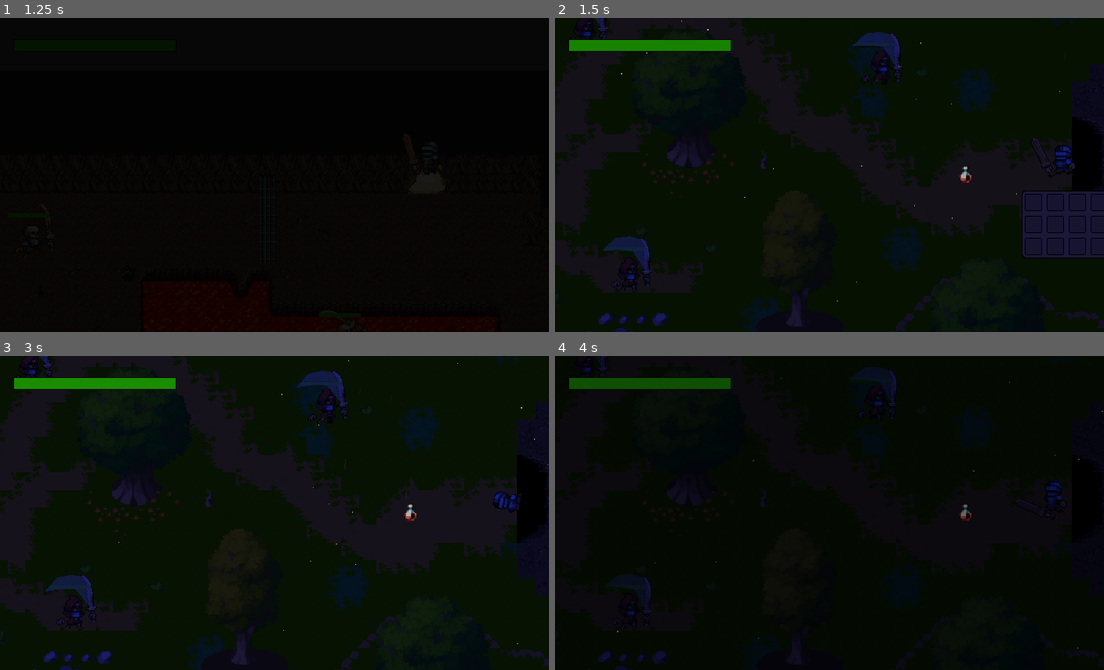
Above: before the commit, frames 1-4 (two rows, left to right).
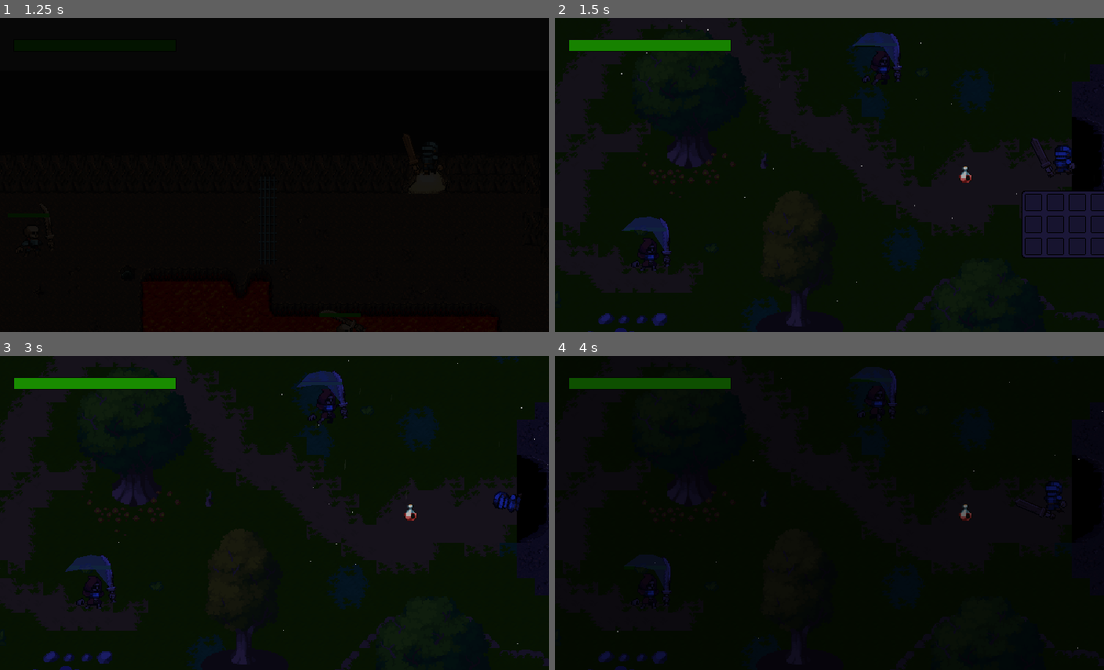
Above: after the commit, the same moments.

Repository: victordev018/Turning-Back-the-Pain
Game: Godot game, scene res://scenes/world_2.tscn
Same seed, same stepped clock (60 frames per second), same inputs: the game is played once before the commit and once after it. This scene is started directly instead of the project's main scene.
Inputs (mouse positions are in pixels of both pictures, inside the frame that each line leads up to):
- Up to frame 1 (1.25 s): tap Enter (ui_accept) at 0.5, 0.77 s; move the mouse to (395, 159) at 0.52 s; hold W (move_up) from 0.53 s (still down); click (395, 159) at 0.6 s
- Up to frame 2 (1.5 s): move the mouse to (719, 190) at 1.27 s; release W (move_up) at 1.28 s; hold S (move_down) from 1.28 s (still down); tap Tab (inv) at 1.35 s
- Up to frame 3 (3 s): tap Enter (ui_accept) at 1.52 s; move the mouse to (329, 443) at 2.02 s; release S (move_down) at 2.03 s; hold W (move_up) from 2.03 s (still down); tap D (move_rigth) at 2.1 s; move the mouse to (247, 575) at 2.77 s; right-click (247, 575) at 2.85 s
- Up to frame 4 (4 s): tap Enter (ui_accept) at 3.02, 3.77 s; move the mouse to (994, 560) at 3.52 s; release W (move_up) at 3.53 s; hold A (move_left) from 3.53 s (still down); click (994, 560) at 3.6 s

Frame 1 is identical in both runs. In frame 2, 1.0% of the frame differs, in the area x 3-22%, y 0-87%; in frame 3, 1.0%; in frame 4, 0.8%.

Commit message:
feat: Added functionality for item to drop from enemy when killed

Diff:
--- a/Inventory/Scripts/itemManager.gd
+++ b/Inventory/Scripts/itemManager.gd
@@ -1,5 +1,9 @@
 extends Node
 ## classe responsável por gerenciar os itens e suas utilidades.
+
+## informações do inimigo que acabou de morrer:
+var nameEnemy: String
+var positionDeath: Vector2
 
 ## variávris que controla a interface do inventário:
 @onready var invPlay: Inventory = preload("res://Inventory/inventorys/player_inventory.tres");
@@ -29,6 +33,40 @@
 	"potionVelocity": Callable(self, "usePotionVelocity"),
 	"potionForce": Callable(self, "usePotionForce")
 }
+
+## Dicionário de itemns dropáveis para cada inimigo.
+var dropItemEnemy: Dictionary = {
+	"enemy1" : Callable(self, "dropPotionCure"),
+	"enemy2" : Callable(self, "dropPotionVelocity"),
+	"enemy3" : Callable(self, "dropPotionForce")
+}
+
+
+## Função para instanciar um novo tem na cena.
+func dropItem() -> void:
+	var function: Callable = dropItemEnemy.get(nameEnemy);
+	function.call();
+
+## função para dropar porção de cura:
+func dropPotionCure() -> void:
+	var potionCure = preload("res://Inventory/collectibles/ItemAreaPotionCure.tscn");
+	var potionInstance = potionCure.instantiate()
+	potionInstance.position = positionDeath;
+	add_child(potionInstance);
+
+## função para dropar porção de Velocity:
+func dropPotionVelocity() -> void:
+	var potionVelocity = preload("res://Inventory/collectibles/ItemAreaPotionVelocity.tscn");
+	var potionInstance = potionVelocity.instantiate()
+	potionInstance.position = positionDeath;
+	add_child(potionInstance);
+
+## função para dropar porção de Força:
+func dropPotionForce() -> void:
+	var potionForce = preload("res://Inventory/collectibles/ItemAreaPotionForce.tscn");
+	var potionInstance = potionForce.instantiate()
+	potionInstance.position = positionDeath;
+	add_child(potionInstance);
 
 ## função para consumir item.
 func useItem(itemKey: String) -> bool:
--- /dev/null
+++ b/Inventory/collectibles/ItemAreaPotionCure.tscn
@@ -0,0 +1,22 @@
+[gd_scene load_steps=5 format=3 uid="uid://bu08eq4j2f0vu"]
+
+[ext_resource type="Script" path="res://Inventory/collectibles/itemBehaviour.gd" id="1_iljut"]
+[ext_resource type="Resource" uid="uid://oxiyjfm05ced" path="res://Inventory/Items/redPotion.tres" id="2_hxipv"]
+[ext_resource type="Texture2D" uid="uid://bs3tde8tlugxa" path="res://Inventory/assets/potions/redPotion.png" id="3_u21oj"]
+
+[sub_resource type="CircleShape2D" id="CircleShape2D_1uhr4"]
+radius = 3.0
+
+[node name="ItemArea" type="Area2D"]
+z_index = 4
+script = ExtResource("1_iljut")
+item = ExtResource("2_hxipv")
+
+[node name="CollisionShape2D" type="CollisionShape2D" parent="."]
+position = Vector2(0, 1)
+shape = SubResource("CircleShape2D_1uhr4")
+
+[node name="Sprite2D" type="Sprite2D" parent="."]
+texture = ExtResource("3_u21oj")
+
+[connection signal="body_entered" from="." to="." method="_on_body_entered"]
--- /dev/null
+++ b/Inventory/collectibles/ItemAreaPotionForce.tscn
@@ -0,0 +1,22 @@
+[gd_scene load_steps=5 format=3 uid="uid://cve5j2ryvjgkn"]
+
+[ext_resource type="Script" path="res://Inventory/collectibles/itemBehaviour.gd" id="1_ca7fg"]
+[ext_resource type="Resource" uid="uid://bmjnhx7s8q03d" path="res://Inventory/Items/brownPotion.tres" id="2_7lmgs"]
+[ext_resource type="Texture2D" uid="uid://cibmgywfh2wvm" path="res://Inventory/assets/potions/brownPotion.png" id="3_bo62e"]
+
+[sub_resource type="CircleShape2D" id="CircleShape2D_1uhr4"]
+radius = 3.0
+
+[node name="ItemArea" type="Area2D"]
+z_index = 4
+script = ExtResource("1_ca7fg")
+item = ExtResource("2_7lmgs")
+
+[node name="CollisionShape2D" type="CollisionShape2D" parent="."]
+position = Vector2(0, 1)
+shape = SubResource("CircleShape2D_1uhr4")
+
+[node name="Sprite2D" type="Sprite2D" parent="."]
+texture = ExtResource("3_bo62e")
+
+[connection signal="body_entered" from="." to="." method="_on_body_entered"]
--- /dev/null
+++ b/Inventory/collectibles/ItemAreaPotionVelocity.tscn
@@ -0,0 +1,22 @@
+[gd_scene load_steps=5 format=3 uid="uid://npx2ml08ij6g"]
+
+[ext_resource type="Script" path="res://Inventory/collectibles/itemBehaviour.gd" id="1_jiob1"]
+[ext_resource type="Resource" uid="uid://cwqaa0csygn31" path="res://Inventory/Items/bluePotion.tres" id="2_h8uae"]
+[ext_resource type="Texture2D" uid="uid://bxeb0dgi0tvw1" path="res://Inventory/assets/potions/bluePotion.png" id="3_1oqjd"]
+
+[sub_resource type="CircleShape2D" id="CircleShape2D_1uhr4"]
+radius = 3.0
+
+[node name="ItemArea" type="Area2D"]
+z_index = 4
+script = ExtResource("1_jiob1")
+item = ExtResource("2_h8uae")
+
+[node name="CollisionShape2D" type="CollisionShape2D" parent="."]
+position = Vector2(0, 1)
+shape = SubResource("CircleShape2D_1uhr4")
+
+[node name="Sprite2D" type="Sprite2D" parent="."]
+texture = ExtResource("3_1oqjd")
+
+[connection signal="body_entered" from="." to="." method="_on_body_entered"]
--- /dev/null
+++ b/resources/Identity/enemyIdentity.gd
@@ -0,0 +1,7 @@
+extends Resource
+
+class_name EnemyIdentity;
+
+@export_category("Enemy indentity")
+## name from enemy:
+@export var nameEnemy: String = "";
--- a/scenes/skeleton.tscn
+++ b/scenes/skeleton.tscn
@@ -5,6 +5,3 @@
 
 [node name="Enemy" instance=ExtResource("1_fvrd2")]
 enemyResource = ExtResource("2_aoplm")
-
-[node name="Sprite" parent="." index="2"]
-animation = &""
--- a/scenes/world_1.tscn
+++ b/scenes/world_1.tscn
@@ -6,22 +6,24 @@
 [ext_resource type="PackedScene" uid="uid://d4kyy8i518nj0" path="res://scenes/skeleton.tscn" id="2_h4jl3"]
 [ext_resource type="PackedScene" uid="uid://cxhr2idu8by75" path="res://scenes/ui.tscn" id="3_q4du6"]
 [ext_resource type="PackedScene" uid="uid://du13gw0obevb8" path="res://scenes/objects_terrain.tscn" id="4_l475j"]
+[ext_resource type="Script" path="res://resources/Identity/enemyIdentity.gd" id="6_mp1ig"]
 [ext_resource type="PackedScene" uid="uid://4rwf5kwjba7y" path="res://scenes/fade_out.tscn" id="7_mfvhv"]
-[ext_resource type="SpriteFrames" uid="uid://db502fvp85dn8" path="res://resources/enemy/skeleton/skeleton_sprite_rogue_frames.tres" id="8_r52qy"]
 [ext_resource type="Texture2D" uid="uid://duux8m2leiiki" path="res://assets/aaaa.png" id="9_3mr1y"]
 [ext_resource type="PackedScene" uid="uid://bfff07e88i514" path="res://scenes/transporter_area.tscn" id="11_ongtp"]
 [ext_resource type="PackedScene" uid="uid://d3krqwsnqecvh" path="res://Inventory/collectibles/ItemArea.tscn" id="14_0qq3t"]
 [ext_resource type="Resource" uid="uid://oxiyjfm05ced" path="res://Inventory/Items/redPotion.tres" id="15_wit8o"]
-[ext_resource type="PackedScene" uid="uid://v3ay7rjxxyl2" path="res://scenes/enemy.tscn" id="17_8mwb0"]
-[ext_resource type="Resource" uid="uid://c7nhd63gwrb0o" path="res://resources/enemy/skeleton.tres" id="18_d2sop"]
-[ext_resource type="Script" path="res://scripts/enemy_resource.gd" id="20_hvl3t"]
 
-[sub_resource type="Resource" id="Resource_mifho"]
-script = ExtResource("20_hvl3t")
-SPEED = 60.0
-enemy_sprite_frames = ExtResource("8_r52qy")
-health = 6
-damage = 1
+[sub_resource type="Resource" id="Resource_u670w"]
+script = ExtResource("6_mp1ig")
+nameEnemy = "enemy1"
+
+[sub_resource type="Resource" id="Resource_ni04c"]
+script = ExtResource("6_mp1ig")
+nameEnemy = "enemy2"
+
+[sub_resource type="Resource" id="Resource_lu1h5"]
+script = ExtResource("6_mp1ig")
+nameEnemy = "enemy3"
 
 [sub_resource type="Gradient" id="Gradient_3vexf"]
 offsets = PackedFloat32Array(0, 0.506667, 1)
@@ -61,16 +63,15 @@
 
 [node name="Enemy" parent="Ysort" instance=ExtResource("2_h4jl3")]
 position = Vector2(936, 206)
+enemyIdentity = SubResource("Resource_u670w")
 
-[node name="Enemy2" parent="Ysort" instance=ExtResource("17_8mwb0")]
-position = Vector2(719, 399)
-collision_mask = 2
-enemyResource = ExtResource("18_d2sop")
+[node name="Enemy2" parent="Ysort" instance=ExtResource("2_h4jl3")]
+position = Vector2(709, 144)
+enemyIdentity = SubResource("Resource_ni04c")
 
-[node name="Enemy3" parent="Ysort" instance=ExtResource("17_8mwb0")]
-position = Vector2(679, 178)
-collision_mask = 2
-enemyResource = SubResource("Resource_mifho")
+[node name="Enemy3" parent="Ysort" instance=ExtResource("2_h4jl3")]
+position = Vector2(737, 381)
+enemyIdentity = SubResource("Resource_lu1h5")
 
 [node name="UI" parent="." instance=ExtResource("3_q4du6")]
 
--- a/scenes/world_2.tscn
+++ b/scenes/world_2.tscn
@@ -13,9 +13,7 @@
 [ext_resource type="PackedScene" uid="uid://bum0p3wap42es" path="res://Items/sword_blue.tscn" id="11_sje47"]
 [ext_resource type="PackedScene" uid="uid://bfff07e88i514" path="res://scenes/transporter_area.tscn" id="11_xbseu"]
 [ext_resource type="Script" path="res://scripts/enemy_resource.gd" id="12_4uirr"]
-[ext_resource type="PackedScene" uid="uid://d3krqwsnqecvh" path="res://Inventory/collectibles/ItemArea.tscn" id="14_exaed"]
-[ext_resource type="Resource" uid="uid://oxiyjfm05ced" path="res://Inventory/Items/redPotion.tres" id="15_c5ge0"]
-[ext_resource type="Resource" uid="uid://cwqaa0csygn31" path="res://Inventory/Items/bluePotion.tres" id="16_eailo"]
+[ext_resource type="Script" path="res://resources/Identity/enemyIdentity.gd" id="13_4fw6j"]
 
 [sub_resource type="TileSetAtlasSource" id="TileSetAtlasSource_k0tq8"]
 texture = ExtResource("2_r64ua")
@@ -2522,12 +2520,44 @@
 health = 8
 damage = 1
 
+[sub_resource type="Resource" id="Resource_sdvkw"]
+script = ExtResource("13_4fw6j")
+nameEnemy = "enemy2"
+
 [sub_resource type="Resource" id="Resource_blemw"]
 script = ExtResource("12_4uirr")
 SPEED = 60.0
 enemy_sprite_frames = ExtResource("11_plw4g")
 health = 6
 damage = 1
+
+[sub_resource type="Resource" id="Resource_bw362"]
+script = ExtResource("13_4fw6j")
+nameEnemy = ""
+
+[sub_resource type="Resource" id="Resource_aim2f"]
+script = ExtResource("13_4fw6j")
+nameEnemy = "enemy3"
+
+[sub_resource type="Resource" id="Resource_h6upv"]
+script = ExtResource("13_4fw6j")
+nameEnemy = "enemy1"
+
+[sub_resource type="Resource" id="Resource_pmqew"]
+script = ExtResource("13_4fw6j")
+nameEnemy = "enemy3"
+
+[sub_resource type="Resource" id="Resource_wpiat"]
+script = ExtResource("13_4fw6j")
+nameEnemy = ""
+
+[sub_resource type="Resource" id="Resource_xw7fx"]
+script = ExtResource("13_4fw6j")
+nameEnemy = "enemy3"
+
+[sub_resource type="Resource" id="Resource_lxm7n"]
+script = ExtResource("13_4fw6j")
+nameEnemy = "enemy2"
 
 [node name="World-2" type="Node2D"]
 script = ExtResource("1_rclyr")
@@ -2633,41 +2663,49 @@
 position = Vector2(835, 888)
 collision_mask = 2
 enemyResource = SubResource("Resource_olnm3")
+enemyIdentity = SubResource("Resource_sdvkw")
 
 [node name="Enemy2" parent="Enemy8" instance=ExtResource("10_jnpr1")]
 position = Vector2(931, 816)
 collision_mask = 2
 enemyResource = SubResource("Resource_blemw")
+enemyIdentity = SubResource("Resource_bw362")
 
 [node name="Enemy3" parent="Enemy8" instance=ExtResource("10_jnpr1")]
 position = Vector2(225, 471)
 collision_mask = 2
 enemyResource = SubResource("Resource_blemw")
+enemyIdentity = SubResource("Resource_aim2f")
 
 [node name="Enemy4" parent="Enemy8" instance=ExtResource("10_jnpr1")]
 position = Vector2(252, 767)
 collision_mask = 2
 enemyResource = SubResource("Resource_blemw")
+enemyIdentity = SubResource("Resource_h6upv")
 
 [node name="Enemy5" parent="Enemy8" instance=ExtResource("10_jnpr1")]
 position = Vector2(431, 886)
 collision_mask = 2
 enemyResource = SubResource("Resource_blemw")
+enemyIdentity = SubResource("Resource_pmqew")
 
 [node name="Enemy6" parent="Enemy8" instance=ExtResource("10_jnpr1")]
 position = Vector2(771, 537)
 collision_mask = 2
 enemyResource = SubResource("Resource_blemw")
+enemyIdentity = SubResource("Resource_wpiat")
 
 [node name="Enemy7" parent="Enemy8" instance=ExtResource("10_jnpr1")]
 position = Vector2(531, 393)
 collision_mask = 2
 enemyResource = SubResource("Resource_blemw")
+enemyIdentity = SubResource("Resource_xw7fx")
 
 [node name="Enemy8" parent="Enemy8" instance=ExtResource("10_jnpr1")]
 position = Vector2(571, 548)
 collision_mask = 2
 enemyResource = SubResource("Resource_blemw")
+enemyIdentity = SubResource("Resource_lxm7n")
 
 [node name="TransporterArea2" parent="." instance=ExtResource("11_xbseu")]
 position = Vector2(81, 747)
@@ -2677,26 +2715,3 @@
 
 [node name="SwordBlue" parent="." instance=ExtResource("11_sje47")]
 position = Vector2(892, 893)
-
-[node name="Itens" type="Node2D" parent="."]
-position = Vector2(826, 411)
-
-[node name="ItemArea" parent="Itens" instance=ExtResource("14_exaed")]
-position = Vector2(-13, 132)
-item = ExtResource("15_c5ge0")
-
-[node name="ItemArea2" parent="Itens" instance=ExtResource("14_exaed")]
-position = Vector2(-678, -52)
-item = ExtResource("15_c5ge0")
-
-[node name="ItemArea3" parent="Itens" instance=ExtResource("14_exaed")]
-position = Vector2(122, 496)
-item = ExtResource("16_eailo")
-
-[node name="ItemArea5" parent="Itens" instance=ExtResource("14_exaed")]
-position = Vector2(-282, 422)
-item = ExtResource("16_eailo")
-
-[node name="ItemArea4" parent="Itens" instance=ExtResource("14_exaed")]
-position = Vector2(-452, 271)
-item = ExtResource("16_eailo")
--- a/scripts/EnemySkeleton.gd
+++ b/scripts/EnemySkeleton.gd
@@ -6,7 +6,9 @@
 @onready var healthbar = $HealthBar
 @onready var animationPlayer: AnimationPlayer = $AnimationPlayer;
 
+@export_category("Settings Enemy")
 @export var enemyResource: EnemyResource
+@export var enemyIdentity: EnemyIdentity
 
 var SPEED: float;
 var health: int;
@@ -80,6 +82,10 @@
 			enemy_sprite.play("Death")
 			await get_tree().create_timer(0.69).timeout
 			createExplosionParticles();
+			ItemManage.nameEnemy = enemyIdentity.nameEnemy;
+			ItemManage.positionDeath = global_position;
+			if ItemManage.nameEnemy != "":
+				ItemManage.dropItem();
 			queue_free()
 
 	else:
Not shown: 1 places in scenes/world_1.tscn that only renumber resources
Not shown: 1 places in scenes/world_2.tscn that only renumber resources
